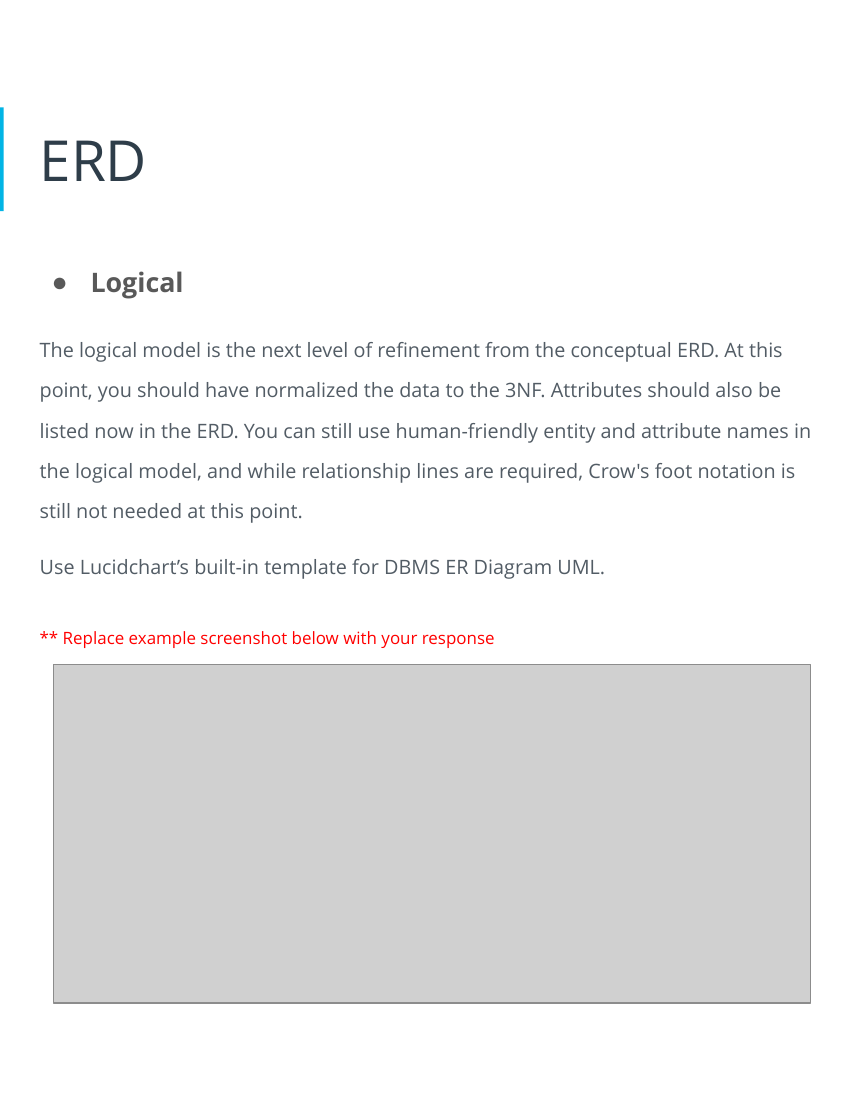
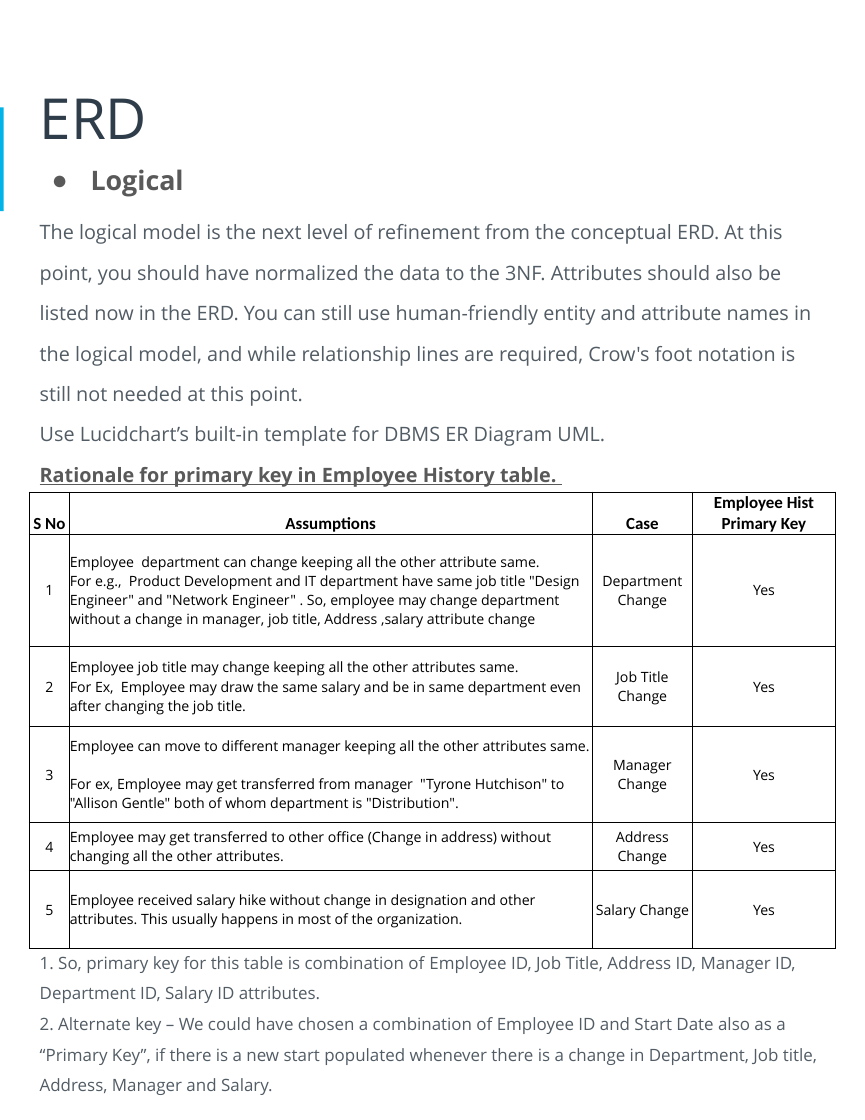
Before and after one commit to arpitsharma9/da-ud-design_hr_db, a slide deck: slide 11 of HR_Dataset_Assignment.pptx (slide 13 before the commit). Drawn at 865x1120 pixels with LibreOffice and Linux fonts; fonts in the diff are those of the drawing; grey boxes stand for pictures. Boxes give left, top, right and bottom in pixels: in the first picture for what was removed or moved away, otherwise in the second. Text is boxed around its words. In the diff, an @@ line names an element or a change of style, - is before the commit and + after.

```diff
--- a/HR_Dataset_Assignment.pptx
+++ b/HR_Dataset_Assignment.pptx
@@ title "ERD": place and size @@
-title "ERD" at (40,140,148,181)
+title "ERD" at (40,98,148,139)
@@ text "Logical": place and size @@
-text "Logical" at (40,271,811,648)
+text "Logical" at (40,169,817,1095)
@@ text at (40,224,811,446): less space between paragraphs @@
@@ text at (40,467,817,1095): text changed; text colour #FF0000 to #525C65 @@
-** Replace example screenshot below with your response
+Rationale for primary key in Employee History table.
+1. So, primary key for this table is combination of Employee ID, Job Title, Address ID, Manager ID, Department ID, Salary ID attributes.
+2. Alternate key – We could have chosen a combination of Employee ID and Start Date also as a “Primary Key”, if there is a new start populated whenever there is a change in Department, Job title, Address, Manager and Salary.
@@ table added at (30,492,835,938), 6 rows, 4 columns @@
+S No | Assumptions | Case | Employee Hist Primary Key
+1 | Employee department can change keeping all the other attribute same. For e.g., Product Development and IT department have same job title "Design Engineer" and "Network Engineer" . So, employee may change department without a change in manager, job title, Address ,salary attribute change | Department Change | Yes
+2 | Employee job title may change keeping all the other attributes same. For Ex, Employee may draw the same salary and be in same department even after changing the job title. | Job Title Change | Yes
+3 | Employee can move to different manager keeping all the other attributes same. For ex, Employee may get transferred from manager "Tyrone Hutchison" to "Allison Gentle" both of whom department is "Distribution". | Manager Change | Yes
+4 | Employee may get transferred to other office (Change in address) without changing all the other attributes. | Address Change | Yes
+5 | Employee received salary hike without change in designation and other attributes. This usually happens in most of the organization. | Salary Change | Yes
@@ picture removed at (54,665,811,1002) @@
```
Also in this commit, not shown: 2 other slides changed, 2 slides added, 2 slides removed, 2 other files.
